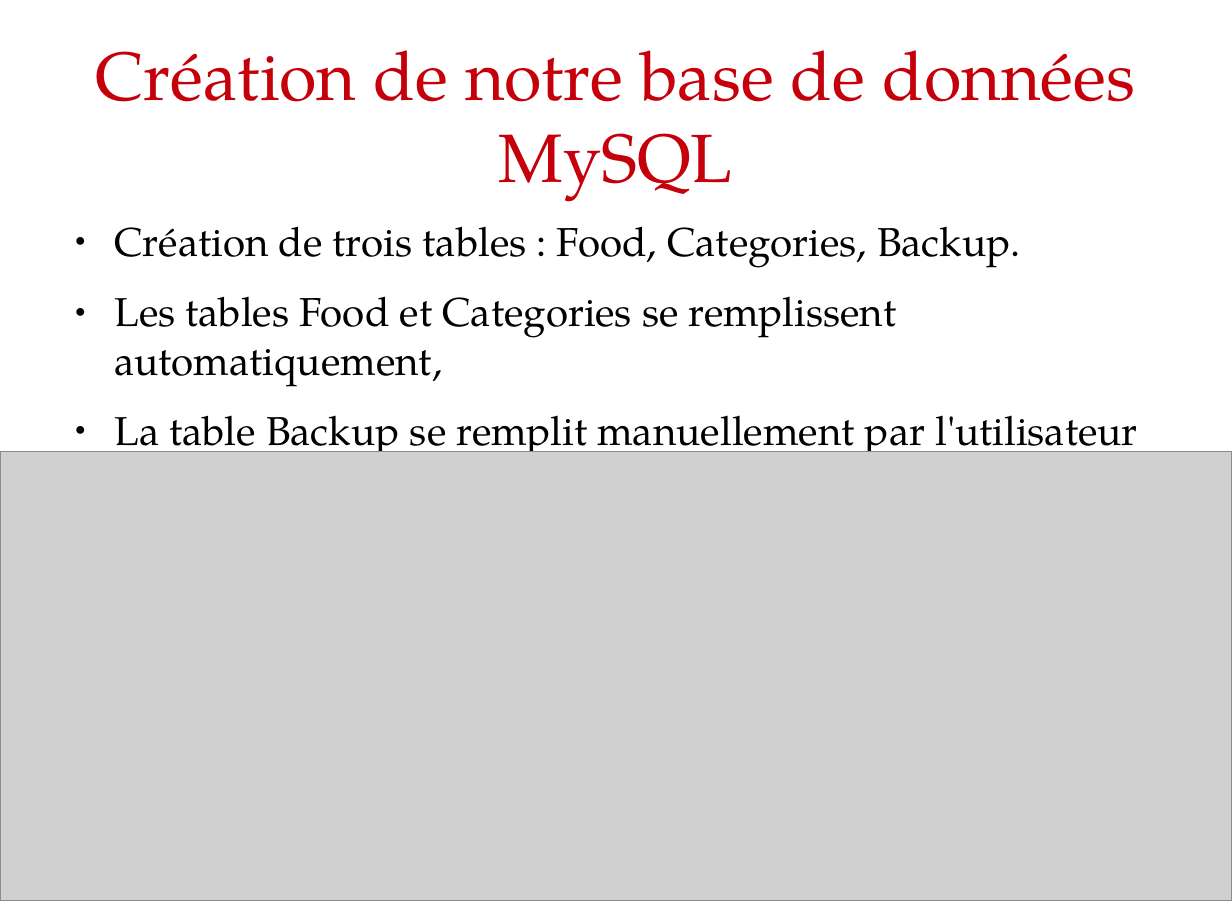
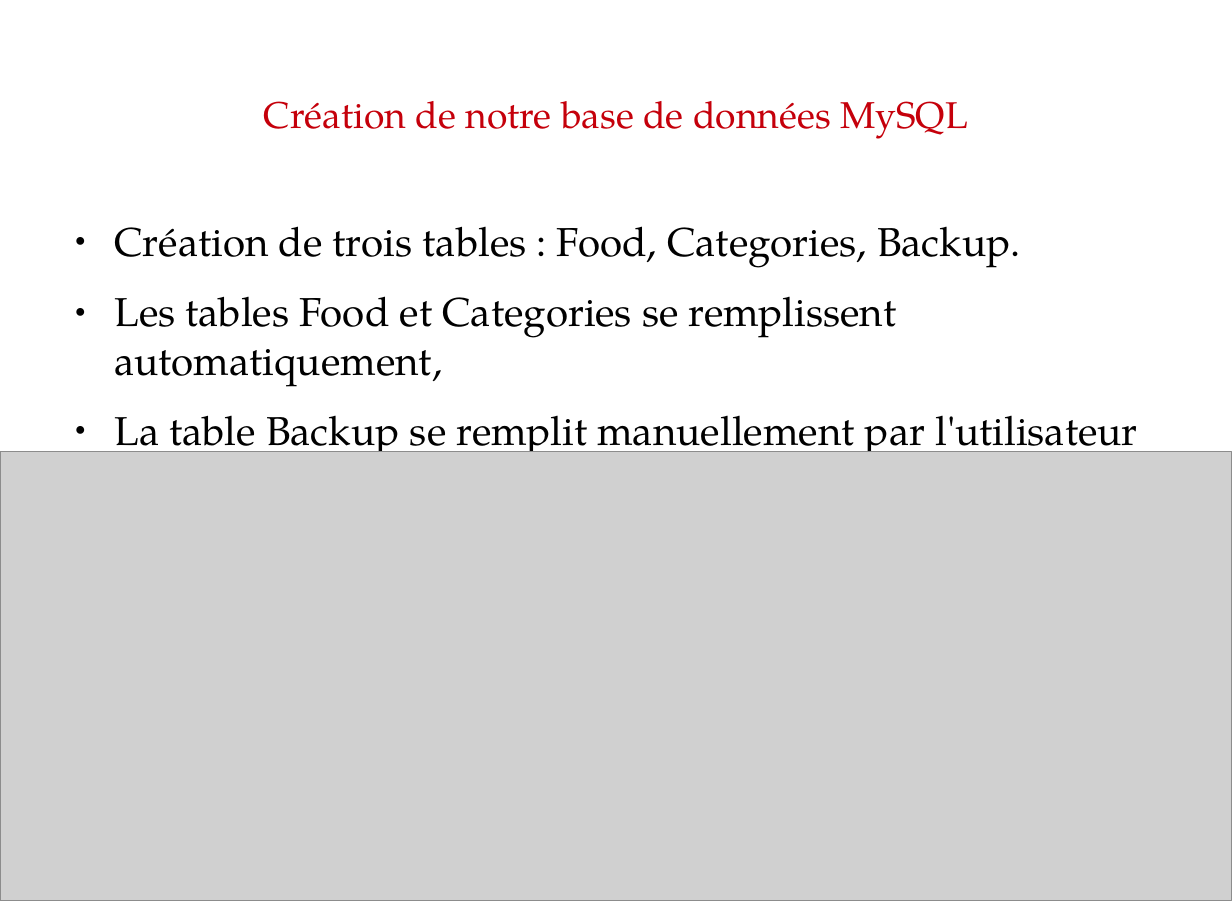
Before and after one commit to stan-kempachi/OCRP5, a slide deck: slide 7 of Livrables/PrésentationP5.odp. Drawn at 1232x924 pixels with LibreOffice and Linux fonts; fonts in the diff are those of the drawing; grey boxes stand for pictures. Boxes give left, top, right and bottom in pixels: in the first picture for what was removed or moved away, otherwise in the second. Text is boxed around its words. In the diff, an @@ line names an element or a change of style, - is before the commit and + after.

```diff
--- a/Livrables/PrésentationP5.odp
+++ b/Livrables/PrésentationP5.odp
@@ title at box(264, 101, 968, 139): text changed; size 44 to 24 pt @@
-Création de notre base de données
-MySQL
+Création de notre base de données MySQL
```
Also in this commit, not shown: 8 other slides changed, 1 slide added.
